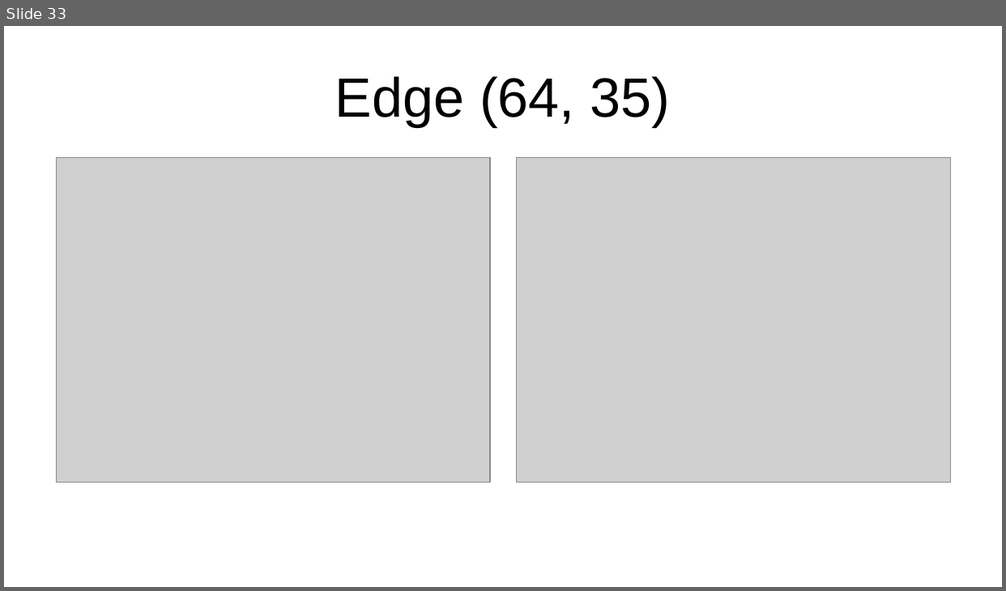
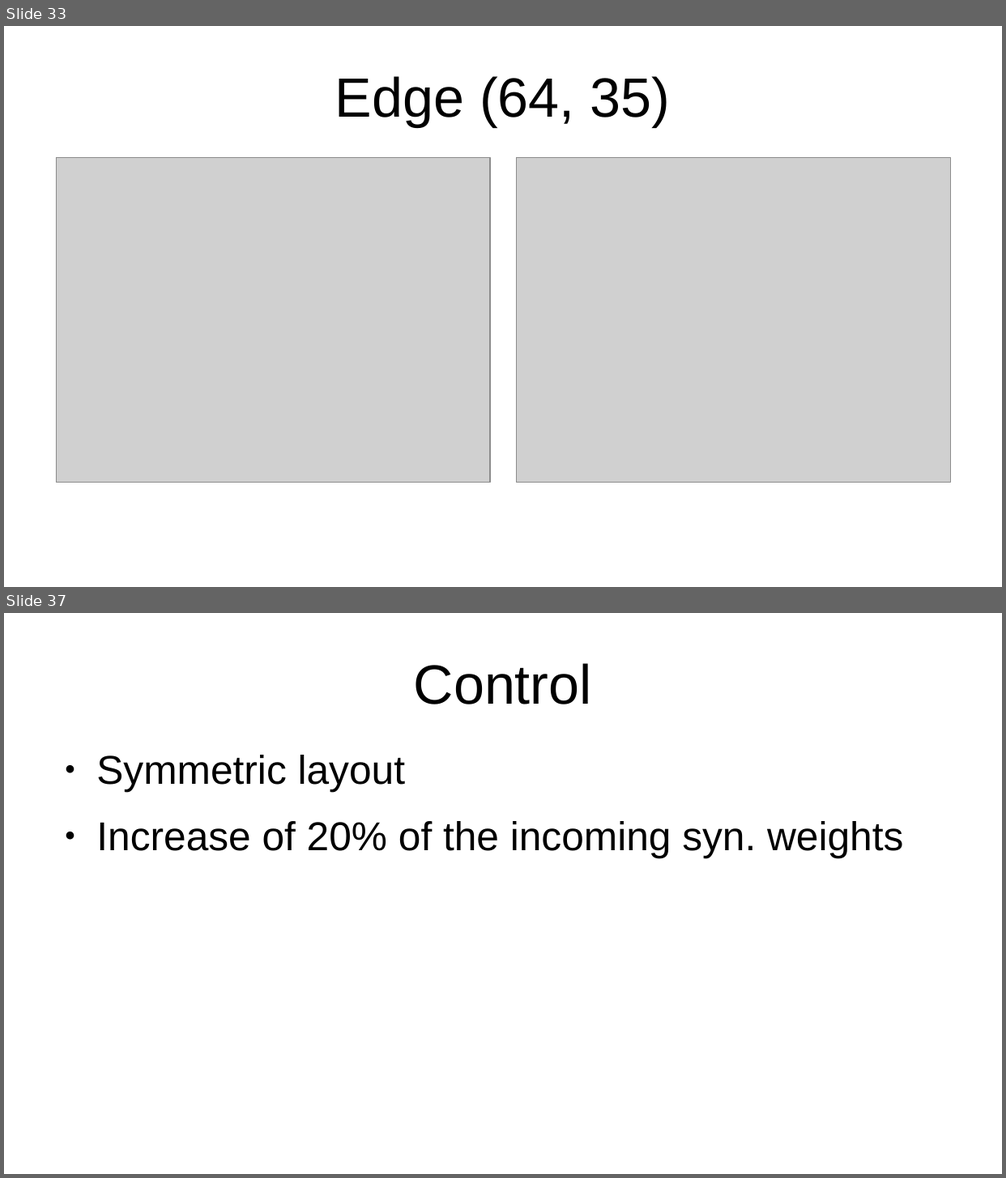
Before and after one commit to Jiggaboy/dopamine_simulation, a slide deck: figures/dopamine arithmetics.odp. Shown one above the other, each under a label of ours: slide 33 before the commit, slides 33 and 37 after it; the slides between them are not shown. The pictures are 1006x591 and 1006x1178 pixels, drawn with LibreOffice and Linux fonts; fonts in the diff are those of the drawing; grey boxes stand for pictures. Boxes give left, top, right and bottom in pixels: in the first picture for what was removed or moved away, otherwise in the second. Text is boxed around its words. In the diff, an @@ line names an element or a change of style, - is before the commit and + after.

```diff
--- a/figures/dopamine arithmetics.odp
+++ b/figures/dopamine arithmetics.odp
@@ slide 37 added at box(4, 613, 1002, 1174), background #FFFFFF @@
@@ title added at box(414, 663, 592, 705), 44 pt, text #000000 @@
+Control
@@ text added at box(96, 755, 903, 858), 32 pt, text #000000 @@
+● Symmetric layout
+● Increase of 20% of the incoming syn. weights
```
Also in this commit, not shown: 4 other slides added, 16 other files.
